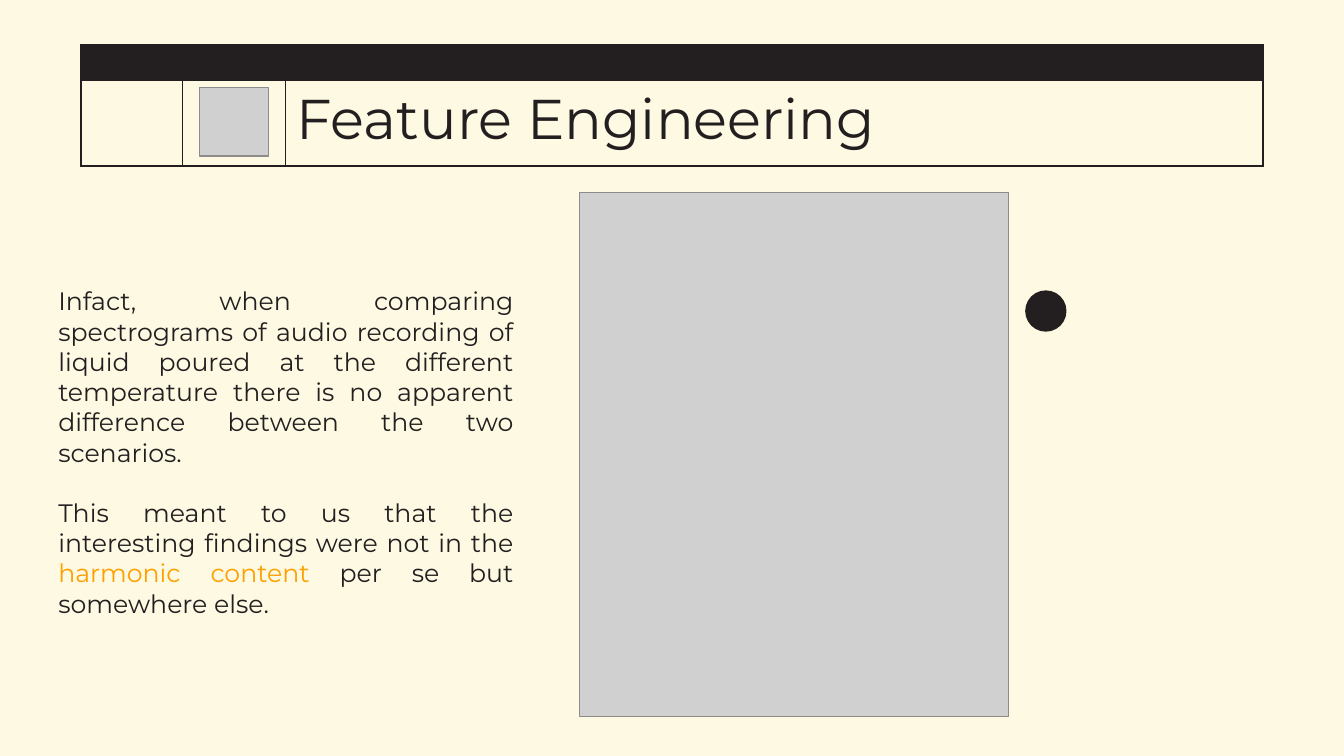
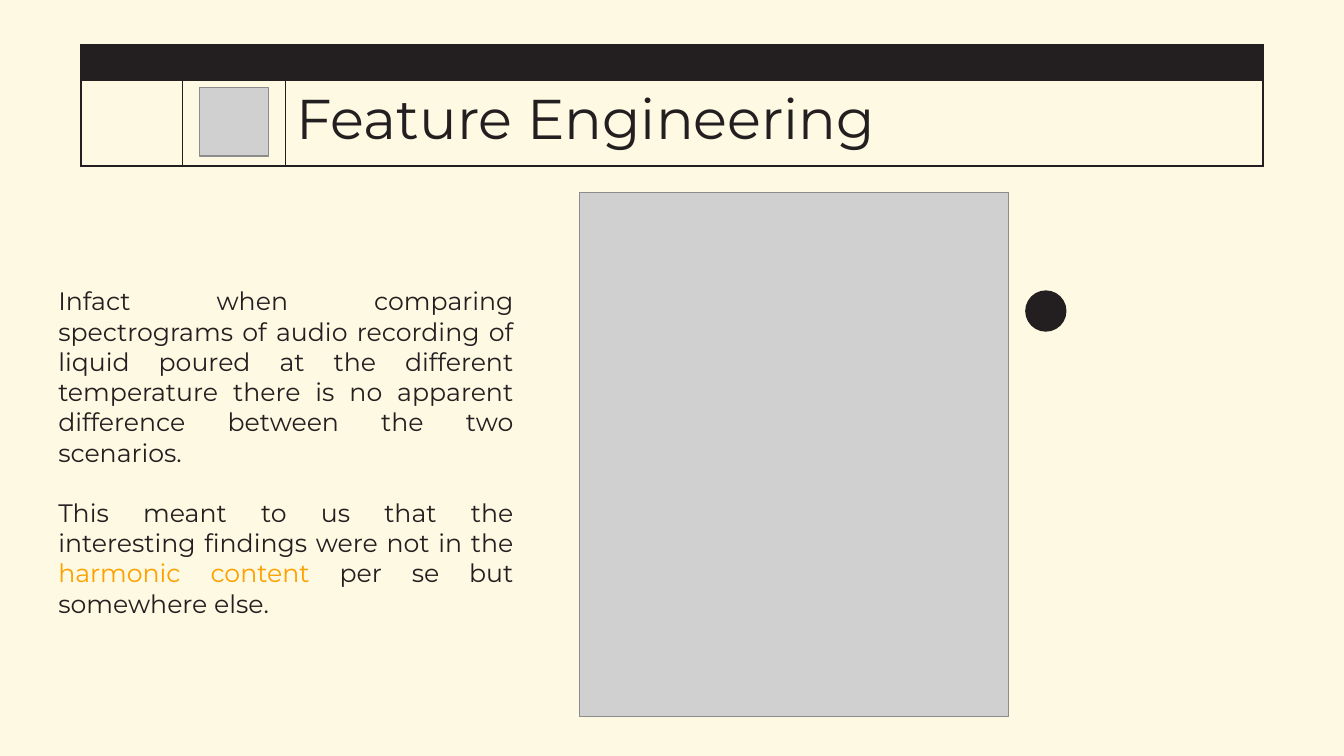
Before and after one commit to FedericoAlvetreti/TherMike, a slide deck: slide 9 of G22_slides.pptx. Drawn at 1344x756 pixels with LibreOffice and Linux fonts; fonts in the diff are those of the drawing; grey boxes stand for pictures; background and template pictures are left out. Boxes give left, top, right and bottom in pixels: in the first picture for what was removed or moved away, otherwise in the second. Text is boxed around its words. In the diff, an @@ line names an element or a change of style, - is before the commit and + after.

```diff
--- a/G22_slides.pptx
+++ b/G22_slides.pptx
@@ text at box(58, 291, 514, 462): text changed @@
-Infact, when comparing spectrograms of audio recording of liquid poured at the different temperature there is no apparent difference between the two scenarios.
+Infact when comparing spectrograms of audio recording of liquid poured at the different temperature there is no apparent difference between the two scenarios.
```
Also in this commit, not shown: 2 other slides changed, 7 slides added, 1 other file.
